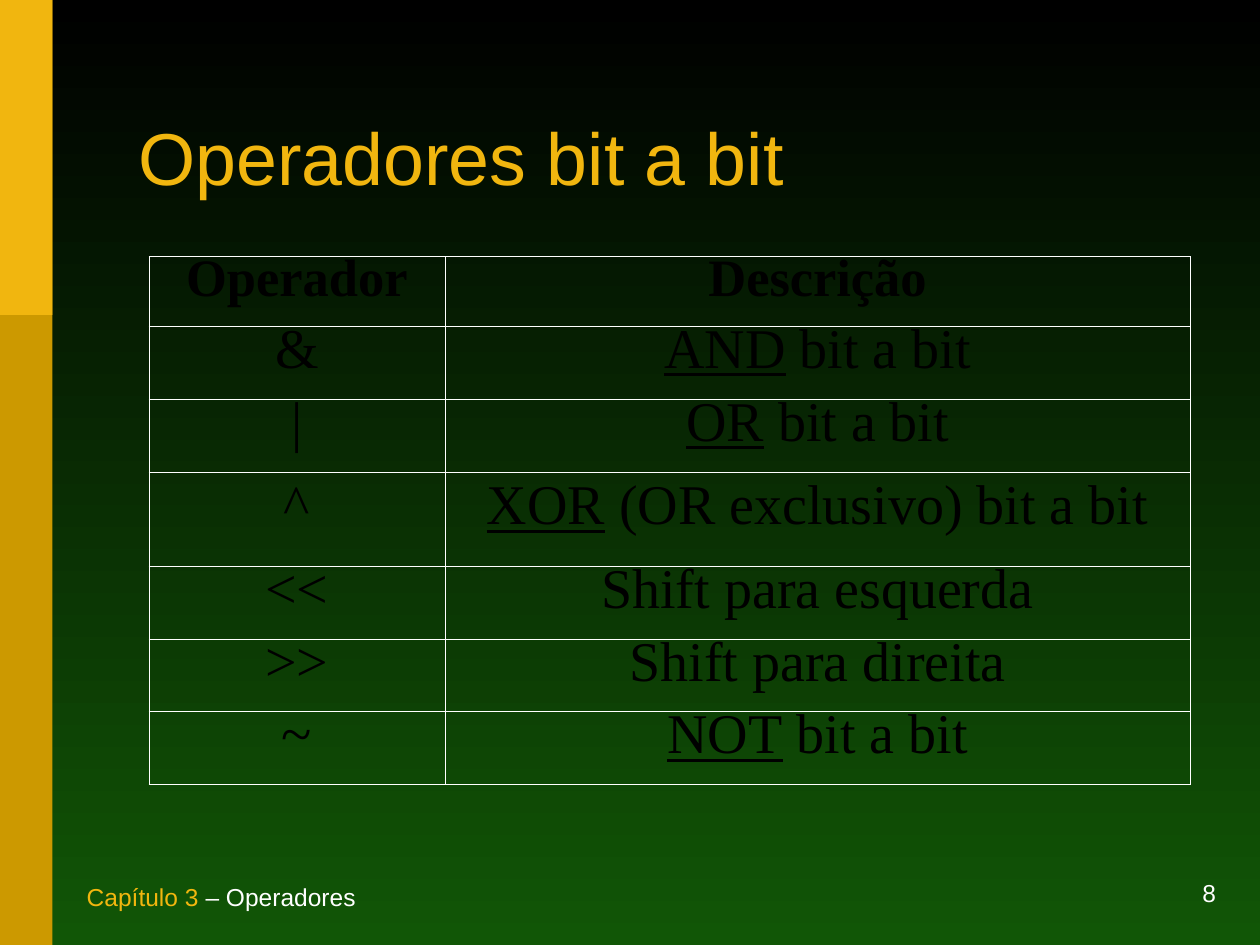
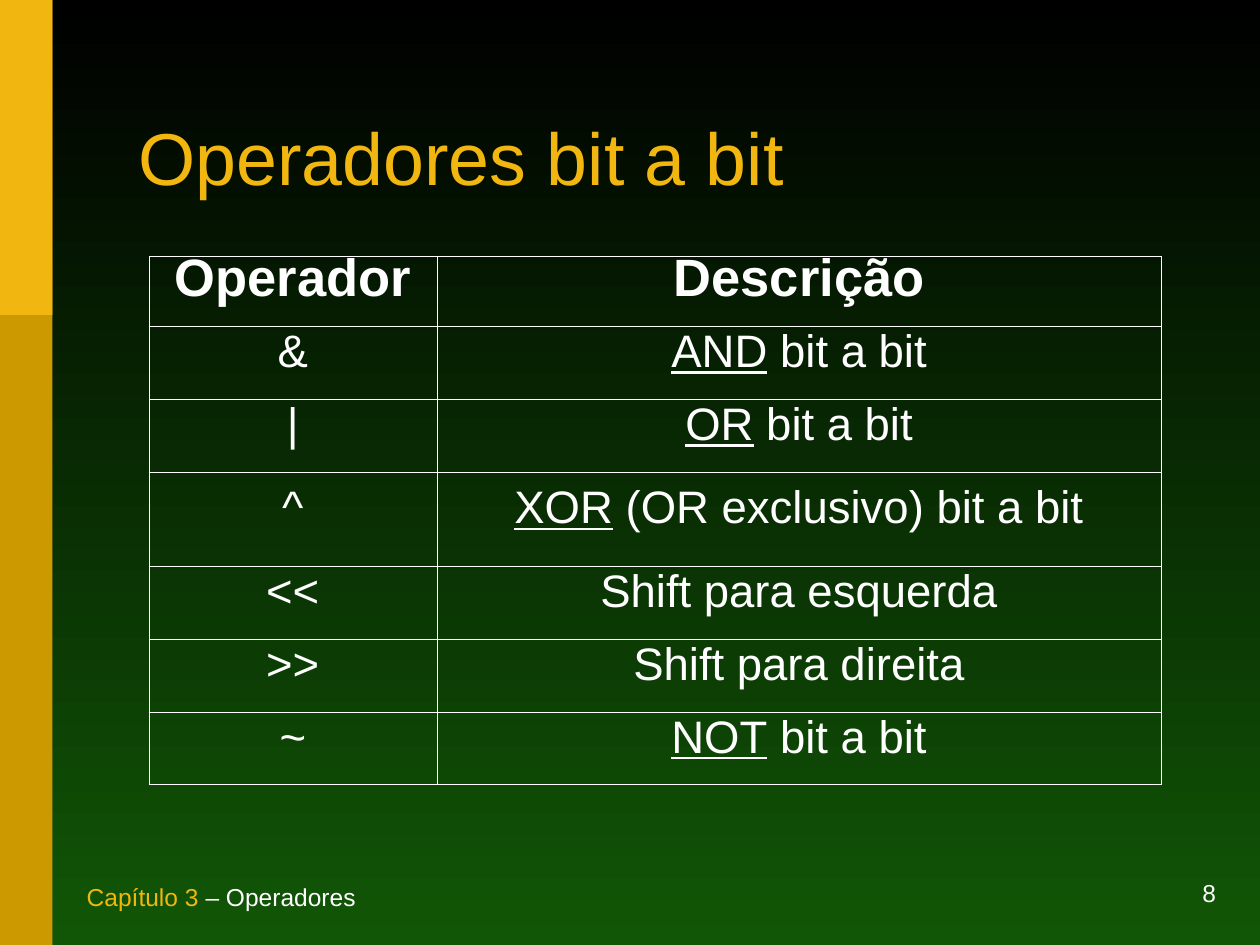
Before and after one commit to duchesqui/slzvieira-training, a slide deck: slide 8 of 1-Java-Programmer-Modulo-I/03.Capitulo03.ppt. Drawn at 1260x945 pixels with LibreOffice and Linux fonts; fonts in the diff are those of the drawing. Boxes give left, top, right and bottom in pixels: in the first picture for what was removed or moved away, otherwise in the second. Text is boxed around its words. In the diff, an @@ line names an element or a change of style, - is before the commit and + after.

```diff
--- a/1-Java-Programmer-Modulo-I/03.Capitulo03.ppt
+++ b/1-Java-Programmer-Modulo-I/03.Capitulo03.ppt
@@ table at [149,256,1162,784] @@
@@ font Times New Roman to Arial, text colour #000000 to #FFFFFF @@
@@ size 32 to 26 pt in "&", "AND bit a bit", "|", "OR bit a bit" and 8 more places @@
@@ table: place and size @@
-table at [149,256,1191,784]
+table at [149,256,1162,784]
```
Also in this commit, not shown: 8 other slides changed, 22 other files.
